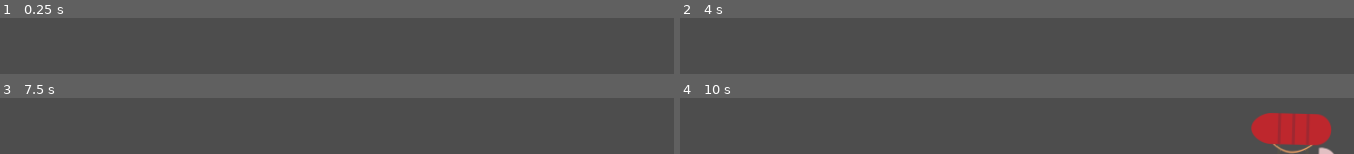
Above: before the commit, frames 1-4 (two rows, left to right).
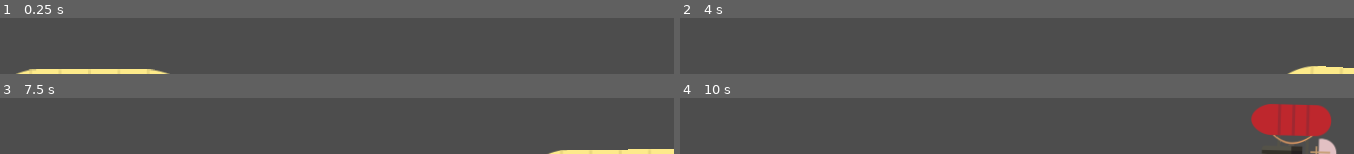
Above: after the commit, the same moments.

Repository: ivarC29/Ivar29-Arkanet
Game: Godot game, scene res://Scenes/Nivel1.tscn
The game is run twice, just before and just after one commit, with the same random seed, the same clock (stepped at 60 frames per second) and the same inputs.
Inputs (mouse positions are in pixels of both pictures, inside the frame that each line leads up to):
- Up to frame 1 (0.25 s): no input
- Up to frame 2 (4 s): tap Enter at 0.5, 2, 3.5 s; move the mouse to (outside the picture) at 0.52 s; press the mouse at (outside the picture) at 0.53 s; hold D (move_right) 0.53-1.28 s; tap Space at 1.25, 2.75 s; move the mouse to (outside the picture) at 1.27 s; release the mouse at (outside the picture) at 1.28 s; hold S (move_down) 1.28-2.03 s; click (outside the picture) at 1.35 s; move the mouse to (outside the picture) at 2.02 s; press the mouse at (outside the picture) at 2.03 s; hold D (move_right) 2.03-2.78 s; move the mouse to (outside the picture) at 2.77 s; release the mouse at (outside the picture) at 2.78 s; hold W (move_up) 2.78-3.53 s; click (outside the picture) at 2.85 s; move the mouse to (outside the picture) at 3.52 s; press the mouse at (outside the picture) at 3.53 s; hold A (move_left) from 3.53 s (still down)
- Up to frame 3 (7.5 s): move the mouse to (outside the picture) at 4.27 s; release the mouse at (outside the picture) at 4.28 s; click (outside the picture) at 4.35 s; move the mouse to (outside the picture) at 5.02 s; release A (move_left) at 5.03 s; press the mouse at (outside the picture) at 5.03 s; hold S (move_down) 5.03-5.78 s; tap Space at 5.75 s; move the mouse to (outside the picture) at 5.77 s; release the mouse at (outside the picture) at 5.78 s; hold D (move_right) 5.78-6.53 s; click (outside the picture) at 5.85 s; move the mouse to (outside the picture) at 6.52 s; press the mouse at (outside the picture) at 6.53 s; hold W (move_up) 6.53-7.28 s; move the mouse to (outside the picture) at 7.27 s; release the mouse at (outside the picture) at 7.28 s; hold D (move_right) from 7.28 s (still down); click (outside the picture) at 7.35 s
- Up to frame 4 (10 s): move the mouse to (outside the picture) at 8.02 s; release D (move_right) at 8.03 s; press the mouse at (outside the picture) at 8.03 s; hold S (move_down) 8.03-8.78 s; move the mouse to (outside the picture) at 8.77 s; release the mouse at (outside the picture) at 8.78 s; hold A (move_left) 8.78-9.53 s; click (outside the picture) at 8.85 s; move the mouse to (outside the picture) at 9.52 s; press the mouse at (outside the picture) at 9.53 s; hold W (move_up) from 9.53 s (still down)

The runs differ from the first frame. In frame 1, 1.9% of the frame differs, in the area x 2-26%, y 91-100%; in frame 2, 1.1%; in frame 3, 1.4%; in frame 4, 5.2%, in the area x 84-98%, y 10-100%.

Commit message:
feat(Player) Add shoot for player.

Diff:
--- a/Scenes/Nivel1.tscn
+++ b/Scenes/Nivel1.tscn
@@ -6,14 +6,13 @@
 [ext_resource type="PackedScene" uid="uid://7oq8ny0xdlin" path="res://Scenes/guided_enemy.tscn" id="4_t3pbh"]
 
 [node name="Nivel1" type="Node2D"]
-position = Vector2(377, 530)
 
 [node name="Player" parent="." instance=ExtResource("1_feuik")]
-position = Vector2(-162, 36)
+position = Vector2(219, 549)
 
 [node name="EnemyGroup" parent="." instance=ExtResource("2_8folw")]
-position = Vector2(-174, -419)
+position = Vector2(203, 102)
 script = ExtResource("3_73e0d")
 
 [node name="GuidedEnemy" parent="." instance=ExtResource("4_t3pbh")]
-position = Vector2(851, 455)
+position = Vector2(1771, 938)
--- /dev/null
+++ b/Scenes/Shoot.tscn
@@ -0,0 +1,88 @@
+[gd_scene load_steps=12 format=3 uid="uid://dwnwmy4lxie7f"]
+
+[ext_resource type="Texture2D" uid="uid://d13epdl7y871s" path="res://Assets/disparo/disparo.png" id="1_m2qlp"]
+
+[sub_resource type="AtlasTexture" id="AtlasTexture_6qkh2"]
+atlas = ExtResource("1_m2qlp")
+region = Rect2(0, 0, 60, 28)
+
+[sub_resource type="AtlasTexture" id="AtlasTexture_ta7ou"]
+atlas = ExtResource("1_m2qlp")
+region = Rect2(60, 0, 60, 28)
+
+[sub_resource type="AtlasTexture" id="AtlasTexture_cb708"]
+atlas = ExtResource("1_m2qlp")
+region = Rect2(120, 0, 60, 28)
+
+[sub_resource type="AtlasTexture" id="AtlasTexture_5cefn"]
+atlas = ExtResource("1_m2qlp")
+region = Rect2(180, 0, 60, 28)
+
+[sub_resource type="AtlasTexture" id="AtlasTexture_otbjl"]
+atlas = ExtResource("1_m2qlp")
+region = Rect2(240, 0, 60, 28)
+
+[sub_resource type="AtlasTexture" id="AtlasTexture_vncuh"]
+atlas = ExtResource("1_m2qlp")
+region = Rect2(300, 0, 60, 28)
+
+[sub_resource type="AtlasTexture" id="AtlasTexture_hrncb"]
+atlas = ExtResource("1_m2qlp")
+region = Rect2(360, 0, 60, 28)
+
+[sub_resource type="SpriteFrames" id="SpriteFrames_ooskc"]
+animations = [{
+"frames": [{
+"duration": 1.0,
+"texture": SubResource("AtlasTexture_6qkh2")
+}, {
+"duration": 1.0,
+"texture": SubResource("AtlasTexture_ta7ou")
+}, {
+"duration": 1.0,
+"texture": SubResource("AtlasTexture_cb708")
+}, {
+"duration": 1.0,
+"texture": SubResource("AtlasTexture_5cefn")
+}, {
+"duration": 1.0,
+"texture": SubResource("AtlasTexture_otbjl")
+}, {
+"duration": 1.0,
+"texture": SubResource("AtlasTexture_vncuh")
+}, {
+"duration": 1.0,
+"texture": SubResource("AtlasTexture_hrncb")
+}],
+"loop": true,
+"name": &"shoot",
+"speed": 30.0
+}]
+
+[sub_resource type="CapsuleShape2D" id="CapsuleShape2D_w7e81"]
+radius = 6.99841
+height = 33.9923
+
+[sub_resource type="RectangleShape2D" id="RectangleShape2D_133tw"]
+size = Vector2(6, 15)
+
+[node name="Shoot" type="RigidBody2D"]
+gravity_scale = 0.0
+linear_velocity = Vector2(1500, 0)
+
+[node name="AnimatedSprite2D" type="AnimatedSprite2D" parent="."]
+sprite_frames = SubResource("SpriteFrames_ooskc")
+animation = &"shoot"
+autoplay = "shoot"
+
+[node name="CollisionShape2D" type="CollisionShape2D" parent="."]
+position = Vector2(-0.999999, 0)
+rotation = 1.56882
+shape = SubResource("CapsuleShape2D_w7e81")
+
+[node name="Area2D" type="Area2D" parent="."]
+
+[node name="CollisionShape2D" type="CollisionShape2D" parent="Area2D"]
+position = Vector2(22, 0)
+shape = SubResource("RectangleShape2D_133tw")
+debug_color = Color(0.894118, 0.282353, 0.407843, 0.419608)
--- a/Scenes/character_body_2d.tscn
+++ b/Scenes/character_body_2d.tscn
@@ -203,3 +203,11 @@
 }
 tree_root = SubResource("AnimationNodeStateMachine_vh50d")
 anim_player = NodePath("../AnimationPlayer")
+
+[node name="Timer" type="Timer" parent="."]
+wait_time = 0.2
+
+[node name="ShootPos" type="Marker2D" parent="."]
+position = Vector2(125, 9)
+
+[connection signal="timeout" from="Timer" to="." method="_on_timer_timeout"]
--- a/Scripts/player.gd
+++ b/Scripts/player.gd
@@ -2,9 +2,11 @@
 
 @export var SPEED = 600
 
+@onready var Shoot = preload("res://Scenes/Shoot.tscn")
 @onready var playback = $AnimationTree.get("parameters/playback")
 
 var move = Vector2(0,0)
+var cooldown = true
 
 func _get_input():
 	move = Vector2.ZERO
@@ -19,10 +21,19 @@
 		move.y -= SPEED
 	if Input.is_action_pressed("move_down"):
 		move.y += SPEED
+	if Input.is_action_pressed("attack"):
+		shooting()
 
 	if move == Vector2.ZERO:
 		playback.start("RESET")
 
+func shooting():
+	if cooldown:
+		cooldown = false
+		$Timer.start()
+		var shoot_instance = Shoot.instantiate()
+		shoot_instance.position = $ShootPos.global_position
+		add_sibling(shoot_instance)
 
 func _physics_process(_delta):
 	_get_input()
@@ -30,3 +41,6 @@
 
 	if move:
 		playback.start("on_attack")
+
+func _on_timer_timeout():
+	cooldown = true
--- a/project.godot
+++ b/project.godot
@@ -19,6 +19,7 @@
 
 window/size/viewport_width=1920
 window/size/viewport_height=1080
+window/size/mode=2
 window/size/window_width_override=960
 window/size/window_height_override=540
 window/stretch/mode="2d"
@@ -48,7 +49,7 @@
 }
 attack={
 "deadzone": 0.5,
-"events": [Object(InputEventMouseButton,"resource_local_to_s …(136 unchanged characters)… alse,"button_mask":1,"position":Vector2(210, 15),"global_position":Vector2(213, 47),"factor":1.0,"button_index":1,"can …(63 unchanged characters)…
+"events": [Object(InputEventMouseButton,"resource_local_to_s …(136 unchanged characters)… alse,"button_mask":1,"position":Vector2(88, 15),"global_position":Vector2(91, 47),"factor":1.0,"button_index":1,"can …(63 unchanged characters)…
 ]
 }
 
